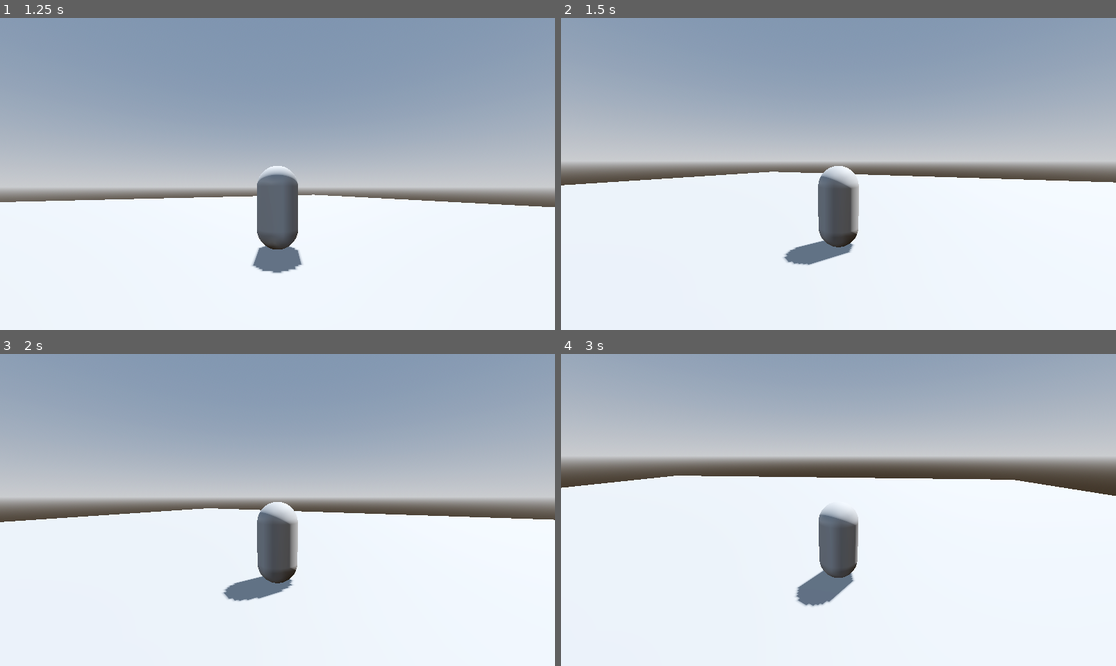
Above: before the commit, frames 1-4 (two rows, left to right).
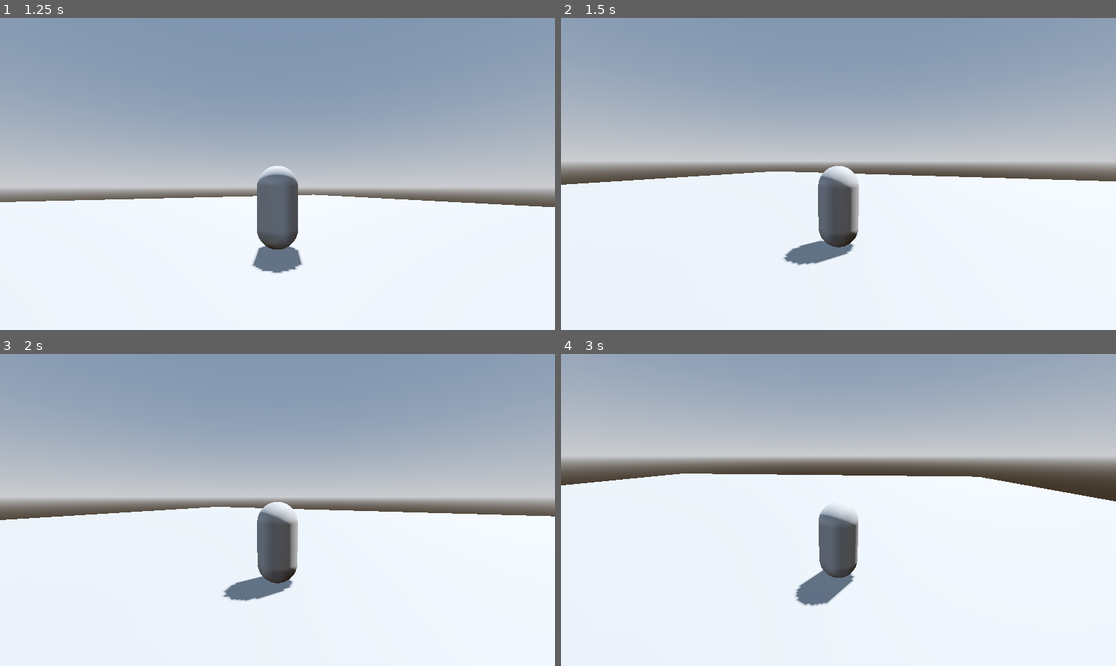
Above: after the commit, the same moments.

Repository: Zokerus/Grenzmark
Game: Godot game, scene res://scenes/world/TestMap.tscn
The game is run twice, just before and just after one commit, with the same random seed, the same clock (stepped at 60 frames per second) and the same inputs. The project has no main scene, so this scene is started directly.
Inputs (mouse positions are in pixels of both pictures, inside the frame that each line leads up to):
- Up to frame 1 (1.25 s): tap Enter at 0.5 s; move the mouse to (399, 158) at 0.52 s; hold D (move_right) from 0.53 s (still down)
- Up to frame 2 (1.5 s): move the mouse to (727, 189) at 1.27 s; release D (move_right) at 1.28 s; hold S (move_backward) from 1.28 s (still down)
- Up to frame 3 (2 s): keep holding S (move_backward)
- Up to frame 4 (3 s): move the mouse to (894, 441) at 2.02 s; release S (move_backward) at 2.03 s; hold D (move_right) 2.03-2.78 s; tap Space at 2.75 s; move the mouse to (810, 572) at 2.77 s; hold W (move_forward) from 2.78 s (still down)

Frame 1 is identical in both runs. In frame 2, 0.3% of the frame differs, in the area x 0-100%, y 49-80%; in frame 3, 0.7%; in frame 4, 0.9%, in the area x 0-100%, y 38-81%.

Commit message:
invert forward and backward movement

Diff:
--- a/scripts/player/player_controller.gd
+++ b/scripts/player/player_controller.gd
@@ -55,7 +55,7 @@
 	#var input_vector := Vector3(input_dir.x, 0, input_dir.y).normalized()
 	#return camera_yaw_pivot.transform.basis * input_vector
 	var yaw_basis := camera_yaw_pivot.global_transform.basis
-	var forward := -yaw_basis.z
+	var forward := yaw_basis.z
 	forward.y = 0
 	forward = forward.normalized()
 
